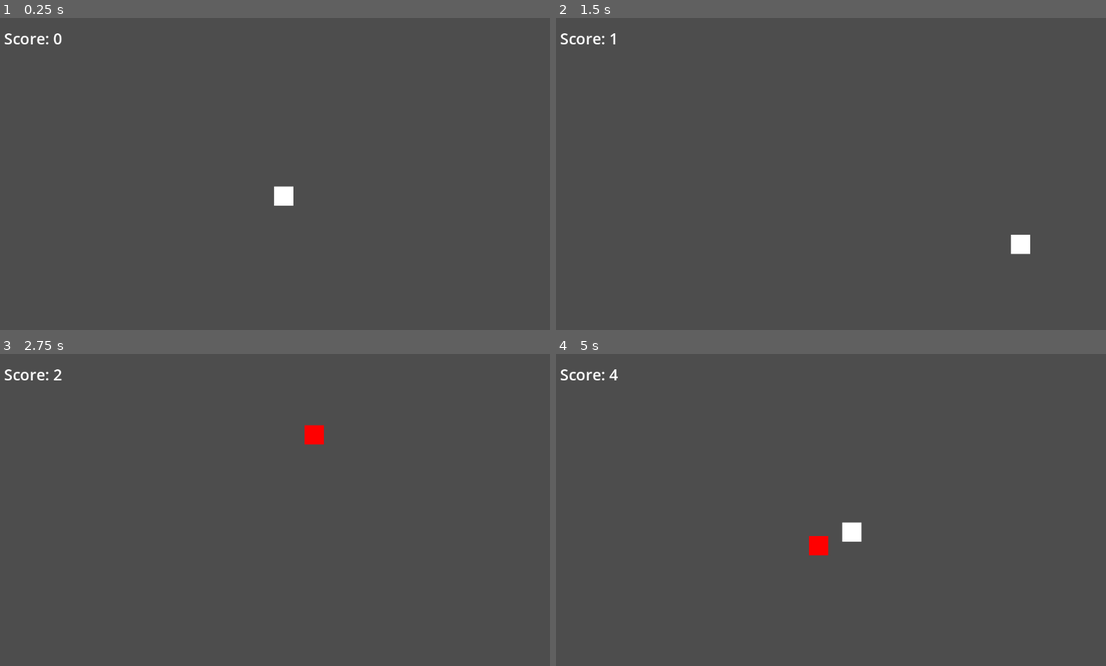
Above: before the commit, frames 1-4 (two rows, left to right).
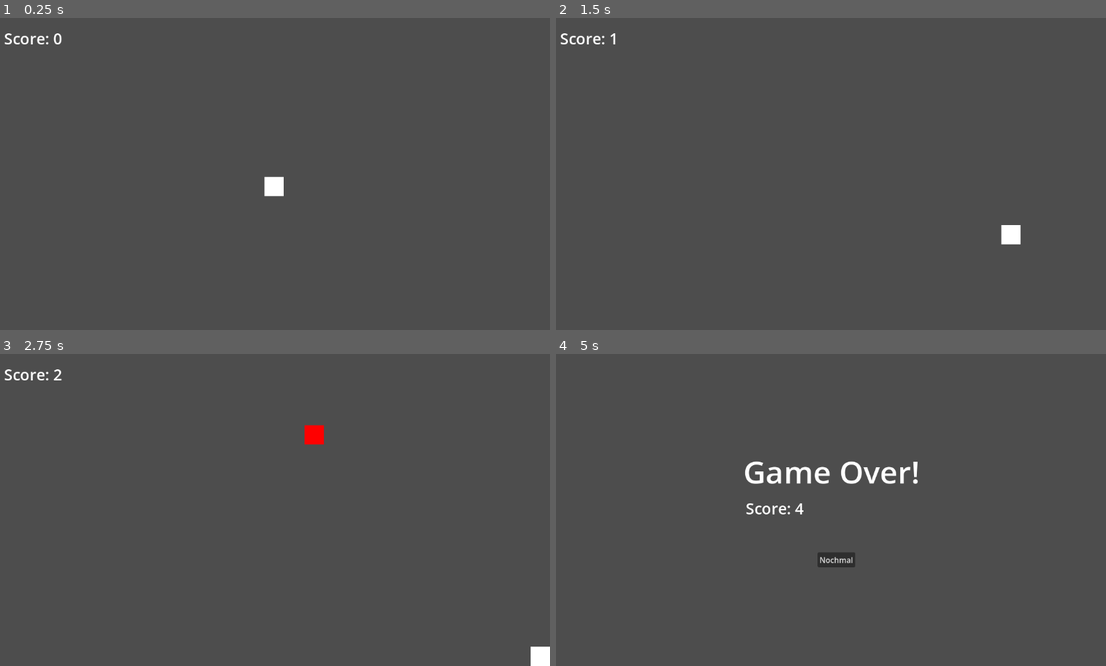
Above: after the commit, the same moments.

Repository: caney93/dodge-and-survive
Game: Godot game, scene res://main.tscn
The game is run twice, just before and just after one commit, with the same random seed, the same clock (stepped at 60 frames per second) and the same inputs.
Inputs:
- Up to frame 1 (0.25 s): no input
- Up to frame 2 (1.5 s): tap Enter at 0.5 s; hold Right (ui_right) 0.53-1.28 s; hold Down (ui_down) from 1.28 s (still down)
- Up to frame 3 (2.75 s): release Down (ui_down) at 2.03 s; hold Right (ui_right) from 2.03 s (still down)
- Up to frame 4 (5 s): release Right (ui_right) at 2.78 s; hold Up (ui_up) 2.78-3.53 s; hold Left (ui_left) from 3.53 s (still down)

The runs differ from the first frame. In frame 1, 0.3% of the frame differs, in the area x 48-54%, y 50-61%; in frame 2, 0.3%; in frame 3, 0.2%; in frame 4, 1.9%, in the area x 0-66%, y 4-69%.

Commit message:
feat: Spielrand mit clamp

Diff:
--- a/player.gd
+++ b/player.gd
@@ -13,6 +13,7 @@
 	if Input.is_action_pressed("ui_up"):
 		direction.y -= 1
 	position += direction.normalized() * speed * delta
+	position = position.clamp(Vector2(0, 20), Vector2(1132, 628))
 
 
 func _on_area_entered(area: Area2D) -> void:
--- a/player.tscn
+++ b/player.tscn
@@ -9,12 +9,13 @@
 script = ExtResource("1_4flbx")
 
 [node name="CollisionShape2D" type="CollisionShape2D" parent="." unique_id=300605291]
-position = Vector2(20, 20)
 shape = SubResource("RectangleShape2D_7dm0k")
 
 [node name="ColorRect" type="ColorRect" parent="." unique_id=317156734]
-offset_right = 40.0
-offset_bottom = 40.0
+offset_left = -20.0
+offset_top = -20.0
+offset_right = 20.0
+offset_bottom = 20.0
 metadata/_edit_use_anchors_ = true
 
 [connection signal="area_entered" from="." to="." method="_on_area_entered"]
